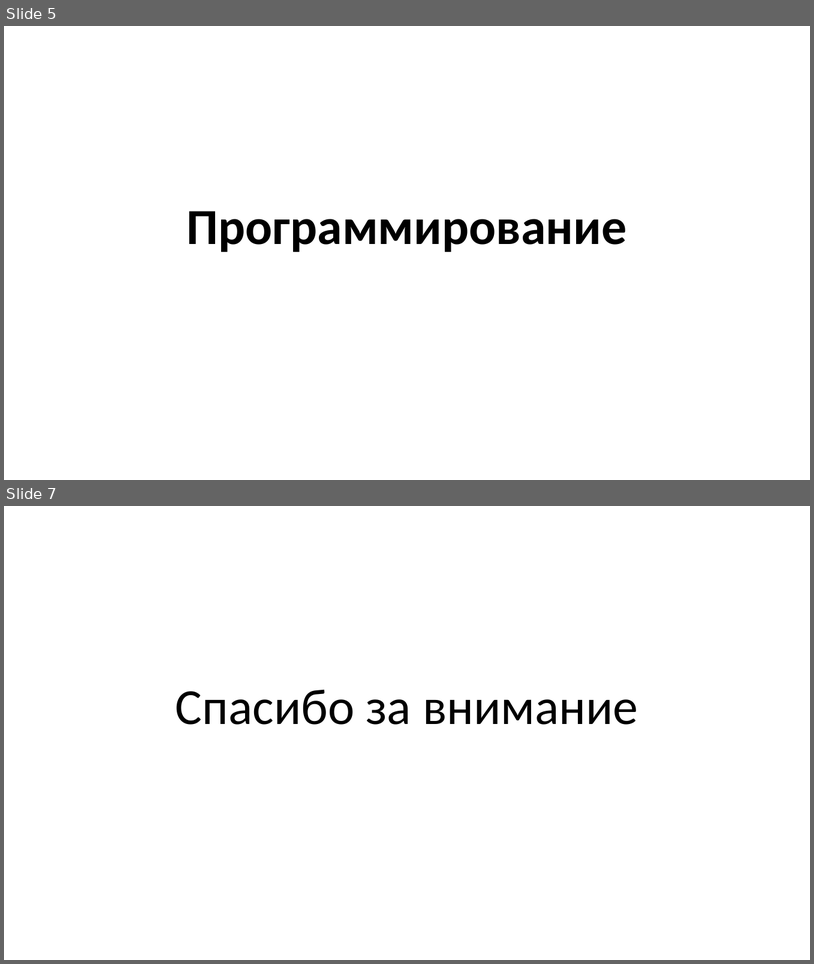
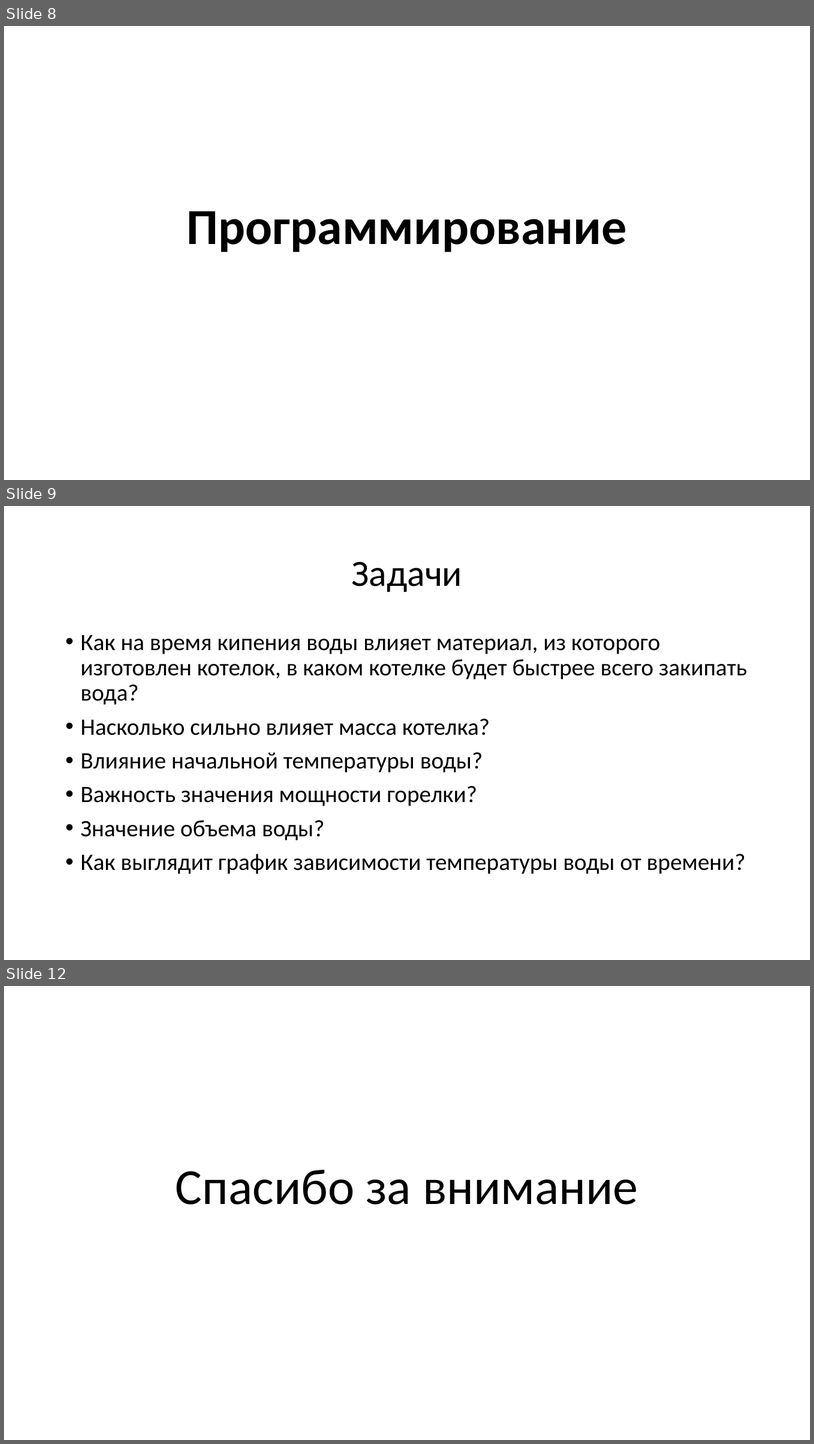
Before and after one commit to cherenuk/modeling, a slide deck: info/Моделирование.pptx. Shown one above the other, each under a label of ours: slides 5 and 7 before the commit, slides 8, 9 and 12 after it; the slides between them are not shown. The pictures are 814x964 and 814x1444 pixels, drawn with LibreOffice and Linux fonts; fonts in the diff are those of the drawing; background and template pictures are left out. Boxes give left, top, right and bottom in pixels: in the first picture for what was removed or moved away, otherwise in the second. Text is boxed around its words. In the diff, an @@ line names an element or a change of style, - is before the commit and + after.

```diff
--- a/info/Моделирование.pptx
+++ b/info/Моделирование.pptx
@@ slide 9 added at [4,506,810,960], background picture (left out) @@
@@ title added at [352,562,463,592], 44 pt, text #000000 @@
+Задачи
@@ text added at [81,635,747,874], 28 pt, text #000000 @@
+• Как на время кипения воды влияет материал, из которого изготовлен котелок, в каком котелке будет быстрее всего закипать вода?
+• Насколько сильно влияет масса котелка?
+• Влияние начальной температуры воды?
+• Важность значения мощности горелки?
+• Значение объема воды?
+• Как выглядит график зависимости температуры воды от времени?
@@ what was slide 5 is now slide 8 @@
@@ what was slide 7 is now slide 12 @@
```
Also in this commit, not shown: 6 other slides added, 2 slides removed.
